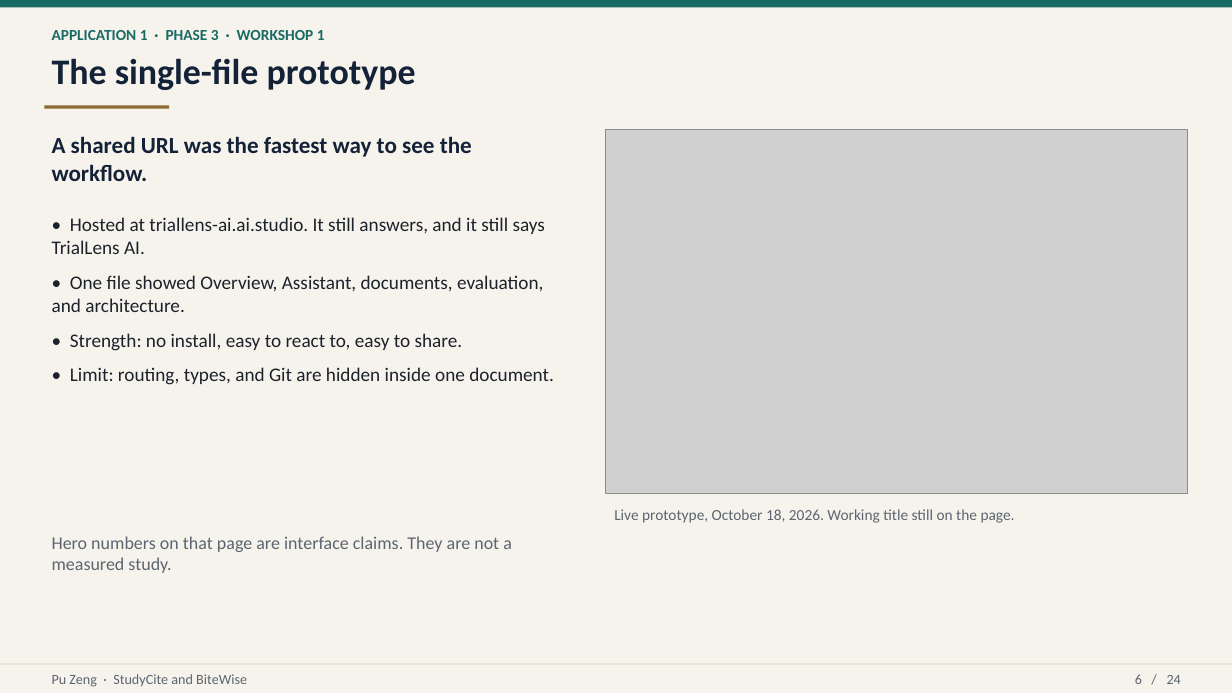
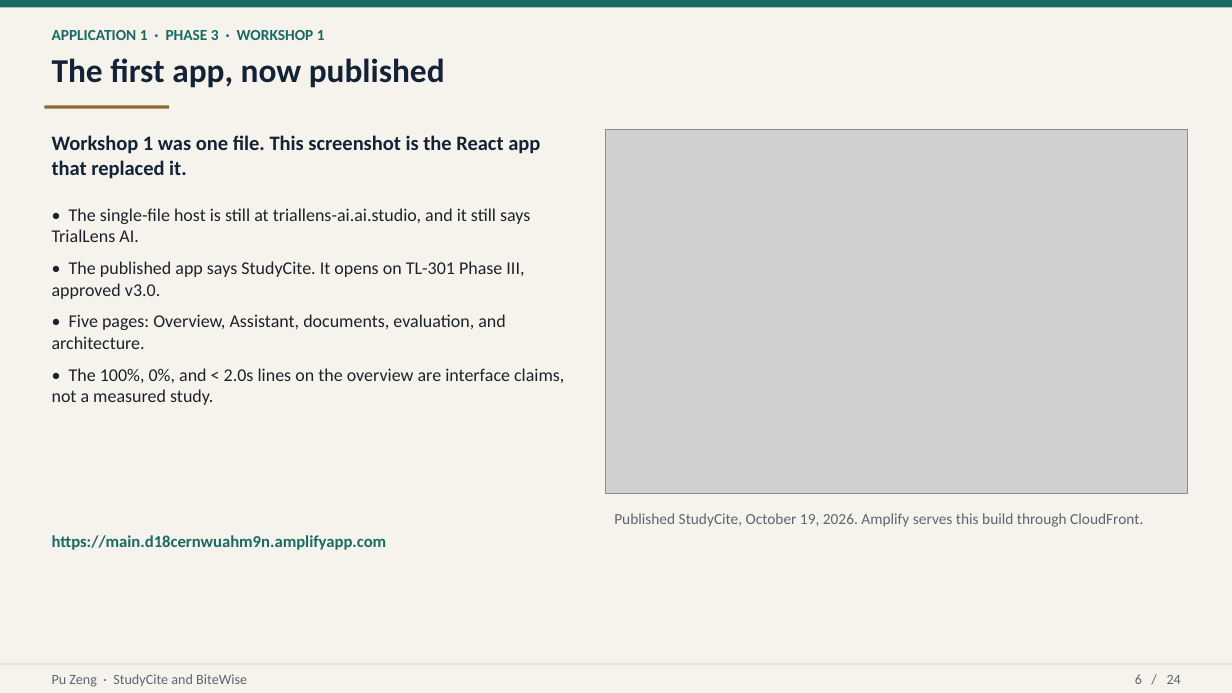
Before and after one commit to puzeng/AIML505_BiteWise, a slide deck: slide 6 of STUDYCITE_BITEWISE_CAPSTONE.pptx. Drawn at 1232x693 pixels with LibreOffice and Linux fonts; fonts in the diff are those of the drawing; grey boxes stand for pictures. Boxes give left, top, right and bottom in pixels: in the first picture for what was removed or moved away, otherwise in the second. Text is boxed around its words. In the diff, an @@ line names an element or a change of style, - is before the commit and + after.

Commit message:
Point the capstone deck at the published StudyCite app.
The first app's live demo is the Amplify host, with screenshots of that build, and App Runner stays a config file rather than the address that answers.

```diff
--- a/STUDYCITE_BITEWISE_CAPSTONE.pptx
+++ b/STUDYCITE_BITEWISE_CAPSTONE.pptx
@@ text at [52, 58, 445, 88]: text changed; size 28 to 26 pt @@
-The single-file prototype
+The first app, now published
@@ text at [52, 135, 540, 179]: text changed; size 18 to 16 pt @@
-A shared URL was the fastest way to see the workflow.
+Workshop 1 was one file. This screenshot is the React app that replaced it.
@@ text at [52, 208, 564, 405]: text changed; size 15 to 14 pt @@
-• Hosted at triallens-ai.ai.studio. It still answers, and it still says TrialLens AI.
-• One file showed Overview, Assistant, documents, evaluation, and architecture.
-• Strength: no install, easy to react to, easy to share.
-• Limit: routing, types, and Git are hidden inside one document.
+• The single-file host is still at triallens-ai.ai.studio, and it still says TrialLens AI.
+• The published app says StudyCite. It opens on TL-301 Phase III, approved v3.0.
+• Five pages: Overview, Assistant, documents, evaluation, and architecture.
+• The 100%, 0%, and < 2.0s lines on the overview are interface claims, not a measured study.
@@ text at [52, 535, 387, 550]: text changed; size 14 to 13 pt; text colour #5C6570 to #1A6A64; bold on @@
-Hero numbers on that page are interface claims. They are not a measured study.
+https://main.d18cernwuahm9n.amplifyapp.com
@@ text at [614, 513, 1143, 527]: text changed @@
-Live prototype, October 18, 2026. Working title still on the page.
+Published StudyCite, October 19, 2026. Amplify serves this build through CloudFront.
```
Also in this commit, not shown: 6 other slides changed, 4 other files.
